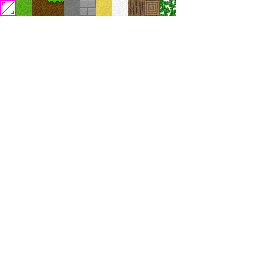
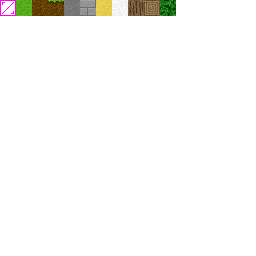
Layer changes from the first 256 x 256 image to the second:
moved "Leaves" above "LeavesBG" over <box>160,0,176,16</box>
renamed "Layer 1" to "LeavesBG", showed it, blend subtract → normal, painted on it over <box>160,0,176,16</box>
